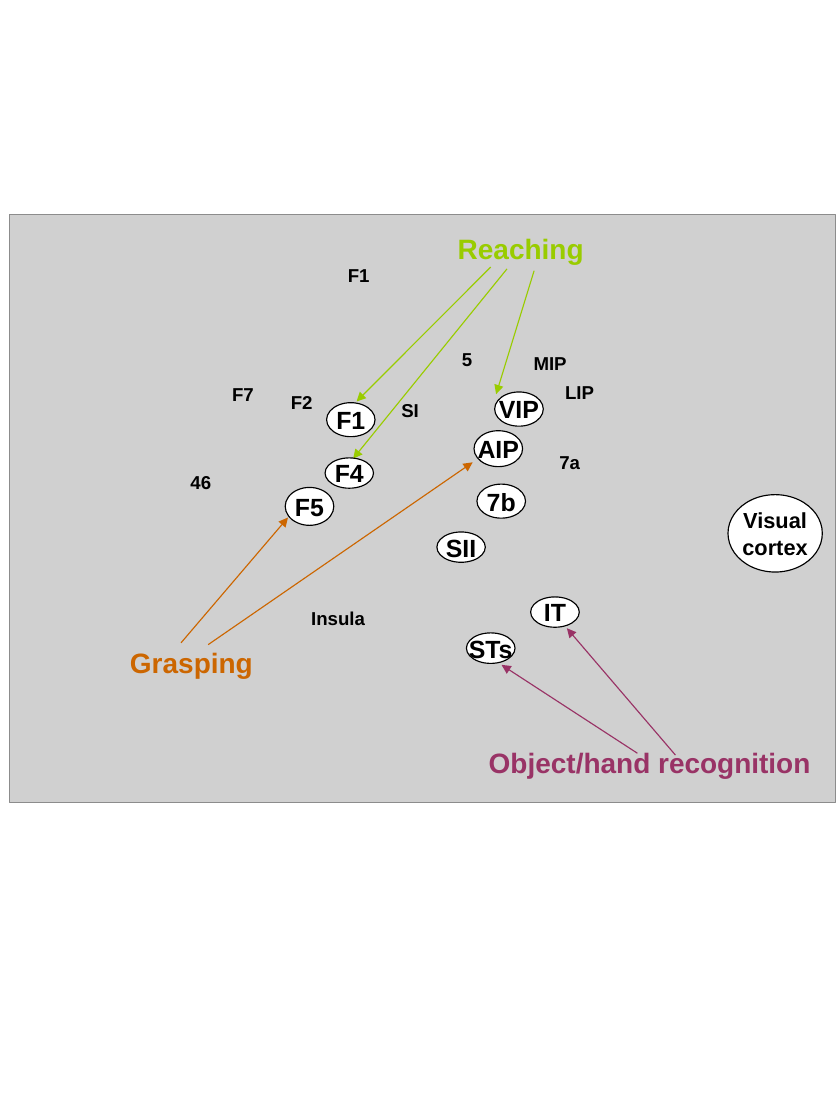
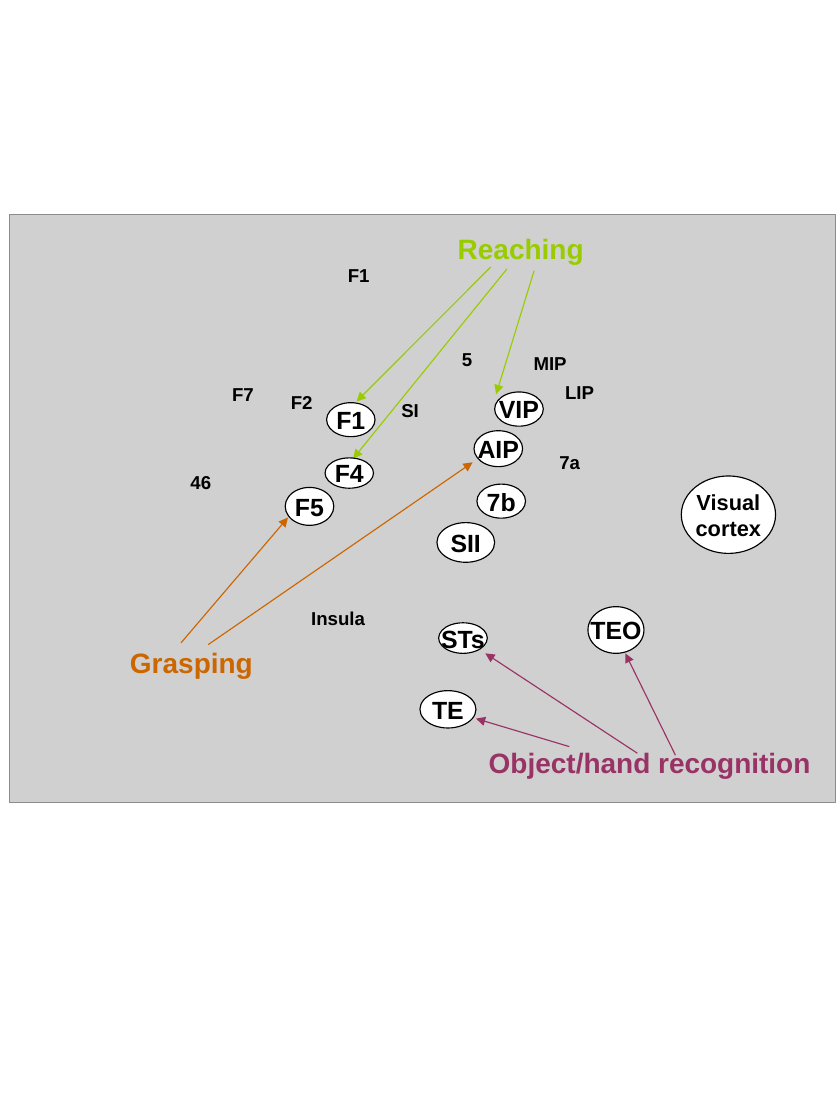
Before and after one commit to duchere/svn2git-yarp-papers, a slide deck: slide 3 of Ab02/newpics.ppt. Drawn at 840x1120 pixels with LibreOffice and Linux fonts; fonts in the diff are those of the drawing; grey boxes stand for pictures. Boxes give left, top, right and bottom in pixels: in the first picture for what was removed or moved away, otherwise in the second. Text is boxed around its words. In the diff, an @@ line names an element or a change of style, - is before the commit and + after.

```diff
--- a/Ab02/newpics.ppt
+++ b/Ab02/newpics.ppt
@@ ellipse "Visual": place and size @@
-ellipse "Visual" at [728,495,822,572]
+ellipse "Visual" at [681,476,775,553]
@@ ellipse "SII": place and size @@
-ellipse "SII" at [437,532,485,562]
+ellipse "SII" at [437,523,495,562]
@@ ellipse removed at [531,597,579,627] @@
-IT
@@ ellipse "STs": place and size @@
-ellipse "STs" at [466,633,514,663]
+ellipse "STs" at [439,623,487,653]
@@ ellipse added at [588,607,644,654], fill #FFFFFF, outline #000000 0.74 pt, 16 pt, text #000000, bold @@
+TEO
@@ arrow moved from (637, 754) - (502, 665) to (637, 754) - (485, 653) @@
@@ arrow moved from (675, 755) - (567, 628) to (675, 755) - (625, 653) @@
@@ ellipse added at [420,691,476,728], fill #FFFFFF, outline #000000 0.74 pt, 16 pt, text #000000, bold @@
+TE
@@ arrow added from (569, 747) to (476, 719), #993366 0.74 pt @@
```
Also in this commit, not shown: 1 slide added.
